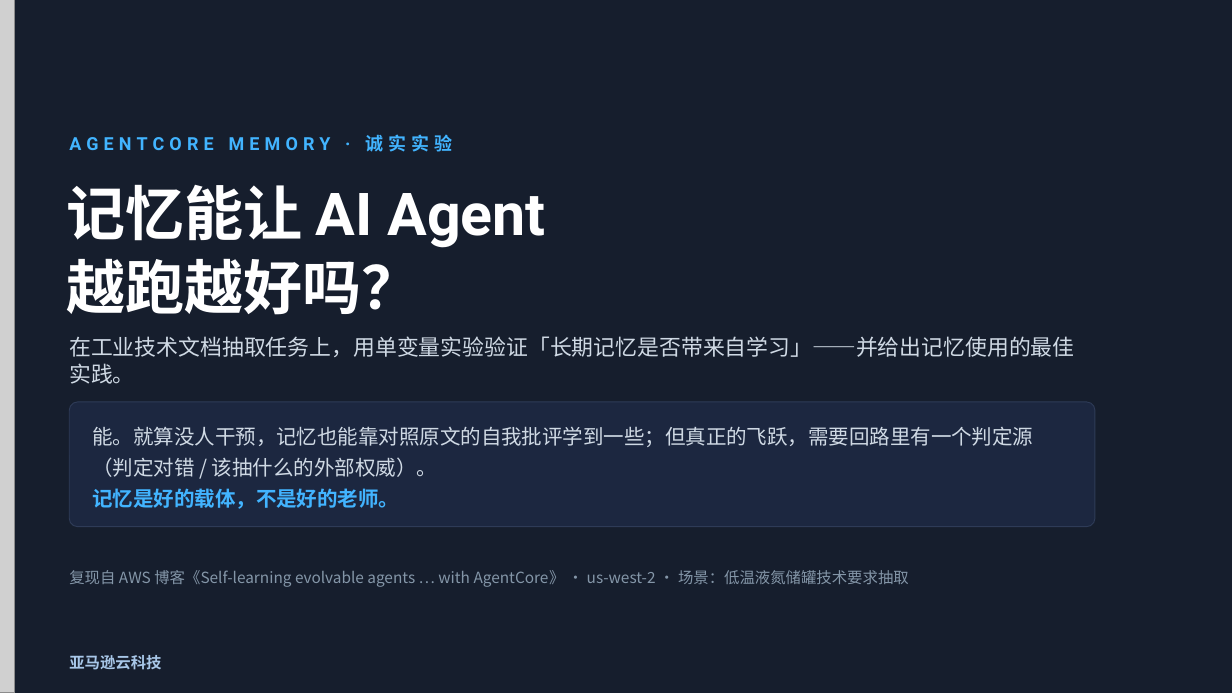
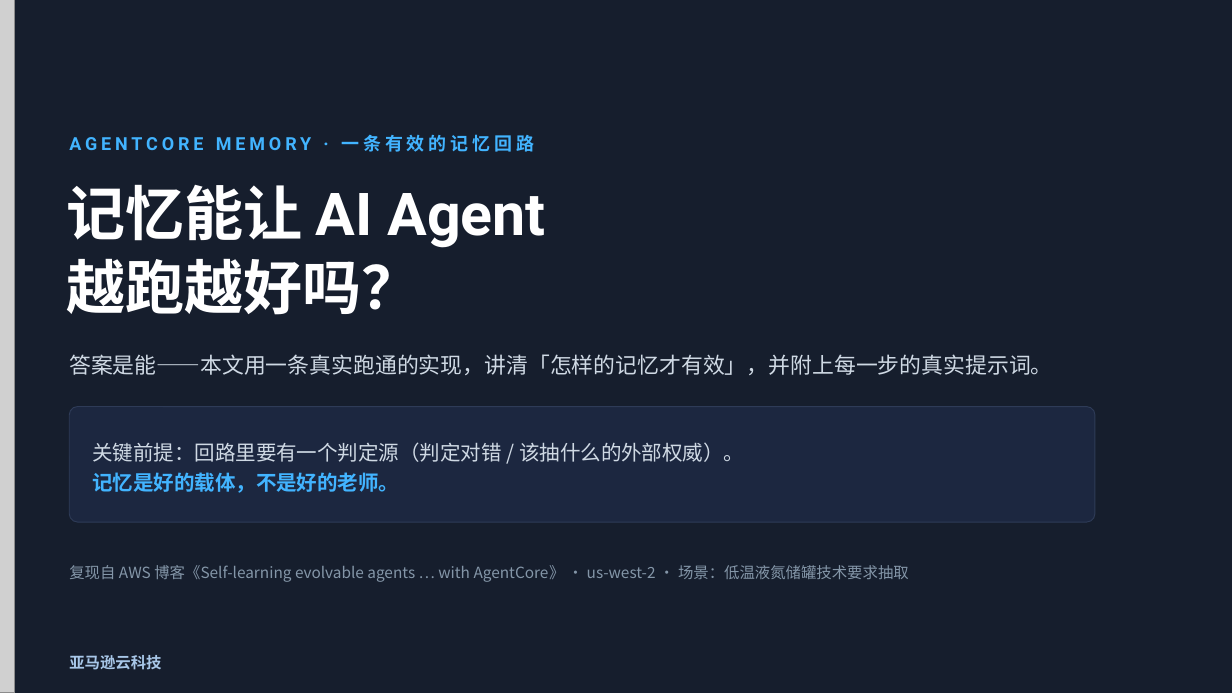
Before and after one commit to dashjim/agentcore-memory-loop, a slide deck: slide 1 of docs/记忆能让Agent越跑越好吗.pptx. Drawn at 1232x693 pixels with LibreOffice and Linux fonts; fonts in the diff are those of the drawing; grey boxes stand for pictures. Boxes give left, top, right and bottom in pixels: in the first picture for what was removed or moved away, otherwise in the second. Text is boxed around its words. In the diff, an @@ line names an element or a change of style, - is before the commit and + after.

```diff
--- a/docs/记忆能让Agent越跑越好吗.pptx
+++ b/docs/记忆能让Agent越跑越好吗.pptx
@@ text at (x1=69, y1=134, x2=534, y2=152): text changed @@
-AGENTCORE MEMORY · 诚实实验
+AGENTCORE MEMORY · 一条有效的记忆回路
@@ text at (x1=69, y1=354, x2=1052, y2=375): text changed @@
-在工业技术文档抽取任务上，用单变量实验验证「长期记忆是否带来自学习」——并给出记忆使用的最佳实践。
+答案是能——本文用一条真实跑通的实现，讲清「怎样的记忆才有效」，并附上每一步的真实提示词。
@@ rounded rectangle resized from (x1=69, y1=402, x2=1095, y2=527) to (x1=69, y1=407, x2=1095, y2=522) @@
@@ rounded rectangle at (x1=69, y1=407, x2=1095, y2=522): proportions changed @@
@@ text at (x1=92, y1=442, x2=744, y2=462): text changed @@
-能。就算没人干预，记忆也能靠对照原文的自我批评学到一些；但真正的飞跃，需要回路里有一个判定源（判定对错 / 该抽什么的外部权威）。
+关键前提：回路里要有一个判定源（判定对错 / 该抽什么的外部权威）。
@@ text "复现自 AWS 博客《Self-learning evolvable agents ..." moved from (x1=69, y1=570, x2=909, y2=587) to (x1=69, y1=565, x2=909, y2=582) @@
```
Also in this commit, not shown: 8 other slides changed, 3 slides added, 6 slides removed, 1 other file.
